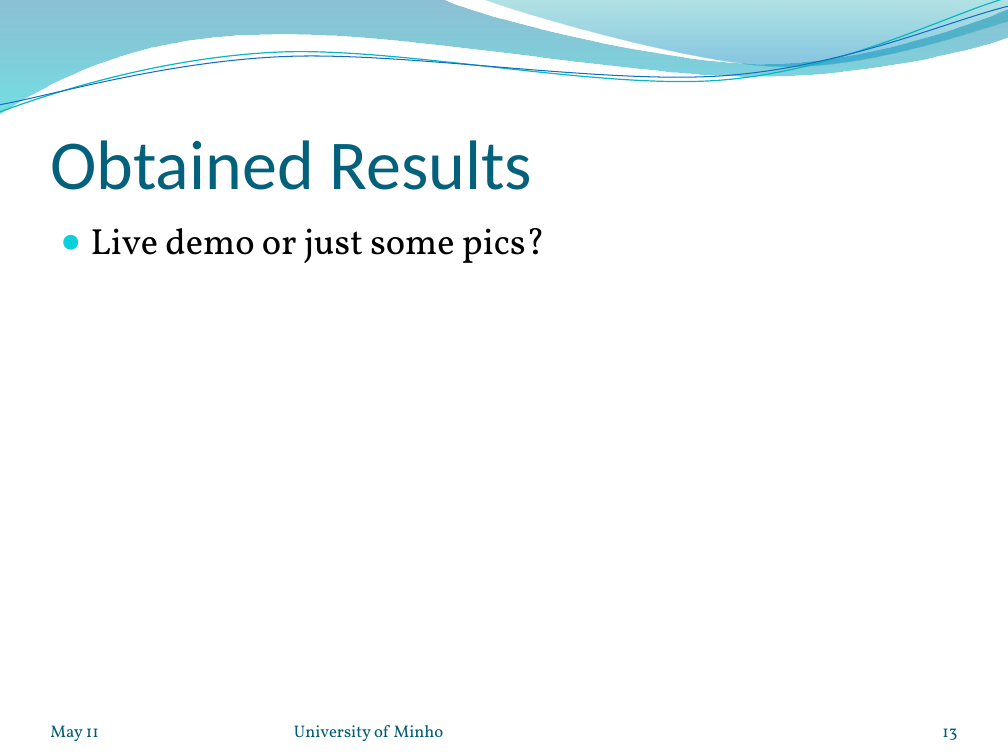
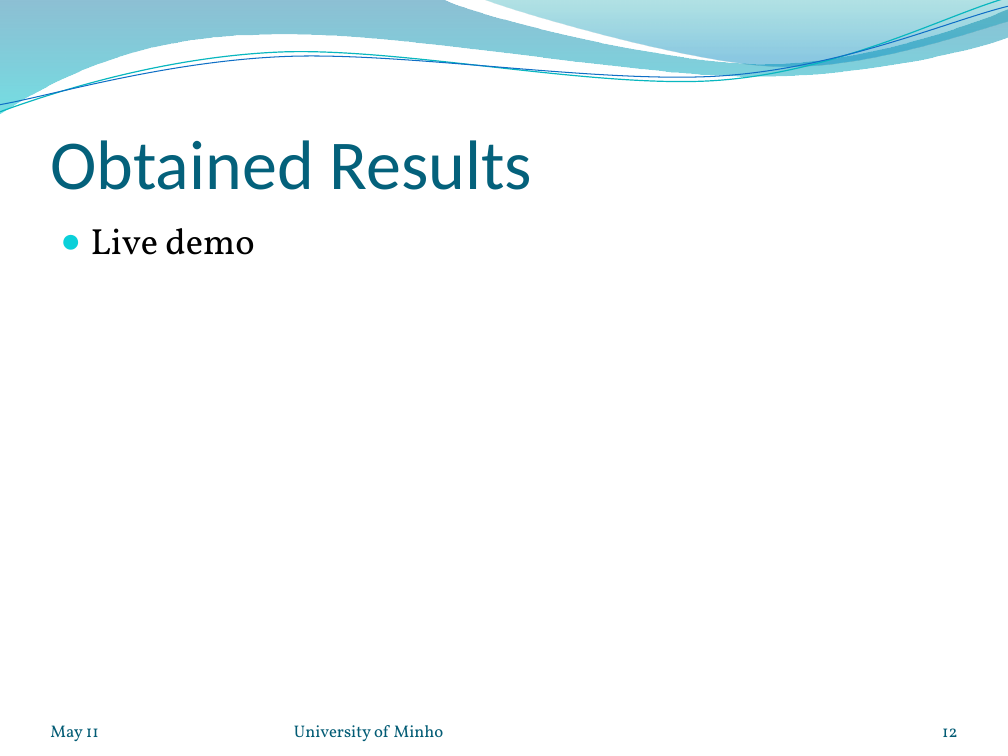
Before and after one commit to nunosilva800/Motion-Graphs, a slide deck: slide 12 of relatorio/motion_graphs_presentation.pptx (slide 13 before the commit). Drawn at 1008x756 pixels with LibreOffice and Linux fonts; fonts in the diff are those of the drawing; background and template pictures are left out. Boxes give left, top, right and bottom in pixels: in the first picture for what was removed or moved away, otherwise in the second. Text is boxed around its words. In the diff, an @@ line names an element or a change of style, - is before the commit and + after.

```diff
--- a/relatorio/motion_graphs_presentation.pptx
+++ b/relatorio/motion_graphs_presentation.pptx
@@ text at [91,228,254,255]: text changed @@
-● Live demo or just some pics?
+● Live demo
@@ page number at [942,728,958,737]: text changed @@
-13
+12
```
Also in this commit, not shown: 6 other slides changed, 1 slide removed.
